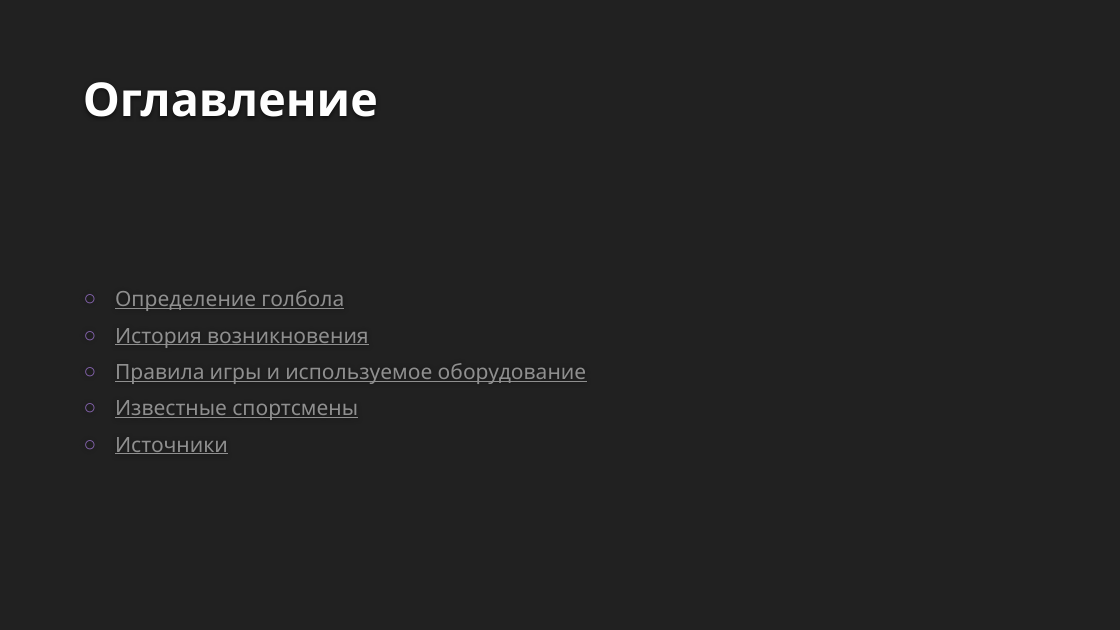
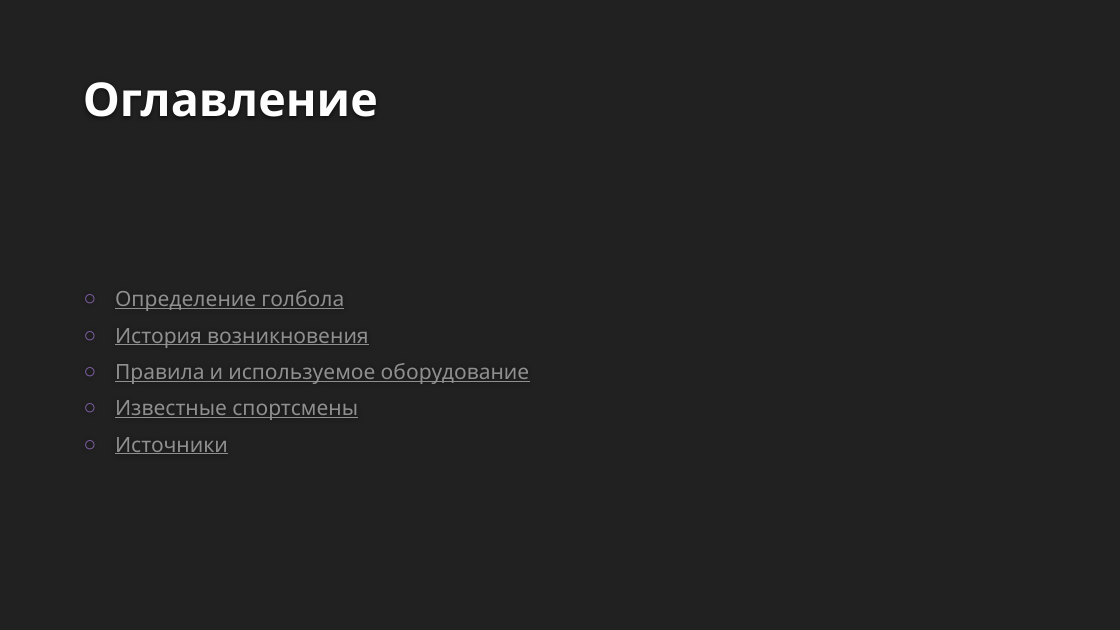
Before and after one commit to Rakleed/rgpu, a slide deck: slide 2 of 6-semester/physical-education/practical12.pptx. Drawn at 1120x630 pixels with LibreOffice and Linux fonts; fonts in the diff are those of the drawing; background and template pictures are left out. Boxes give left, top, right and bottom in pixels: in the first picture for what was removed or moved away, otherwise in the second. Text is boxed around its words. In the diff, an @@ line names an element or a change of style, - is before the commit and + after.

```diff
--- a/6-semester/physical-education/practical12.pptx
+++ b/6-semester/physical-education/practical12.pptx
@@ text at (115, 363, 530, 384): text changed @@
-○ Правила игры и используемое оборудование
+○ Правила и используемое оборудование
```
